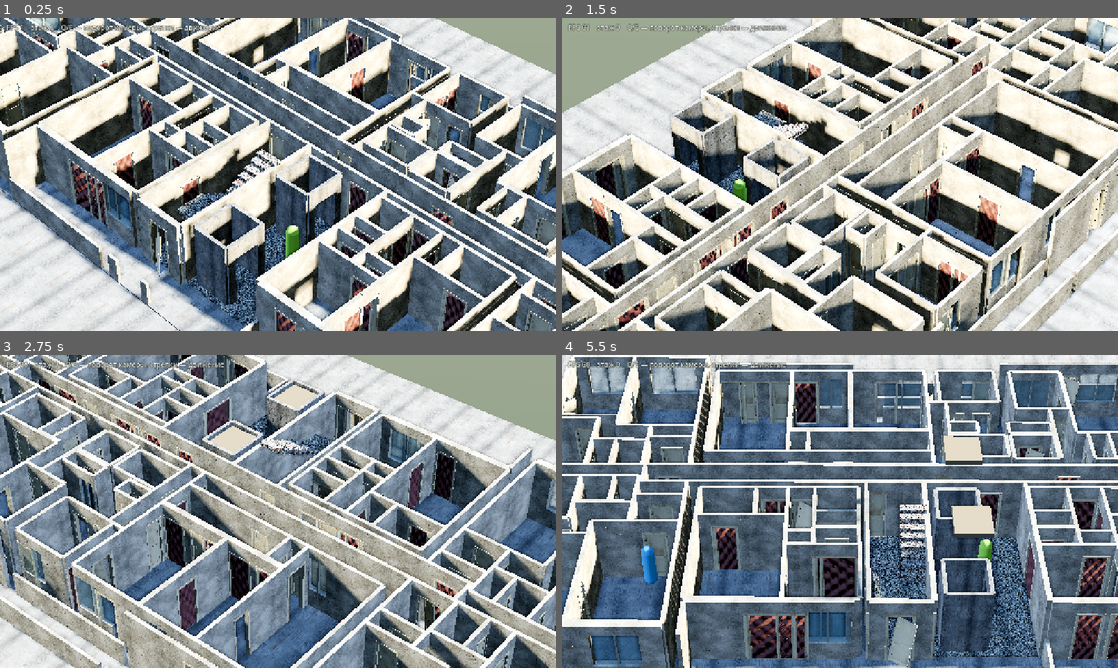
Above: before the commit, frames 1-4 (two rows, left to right).
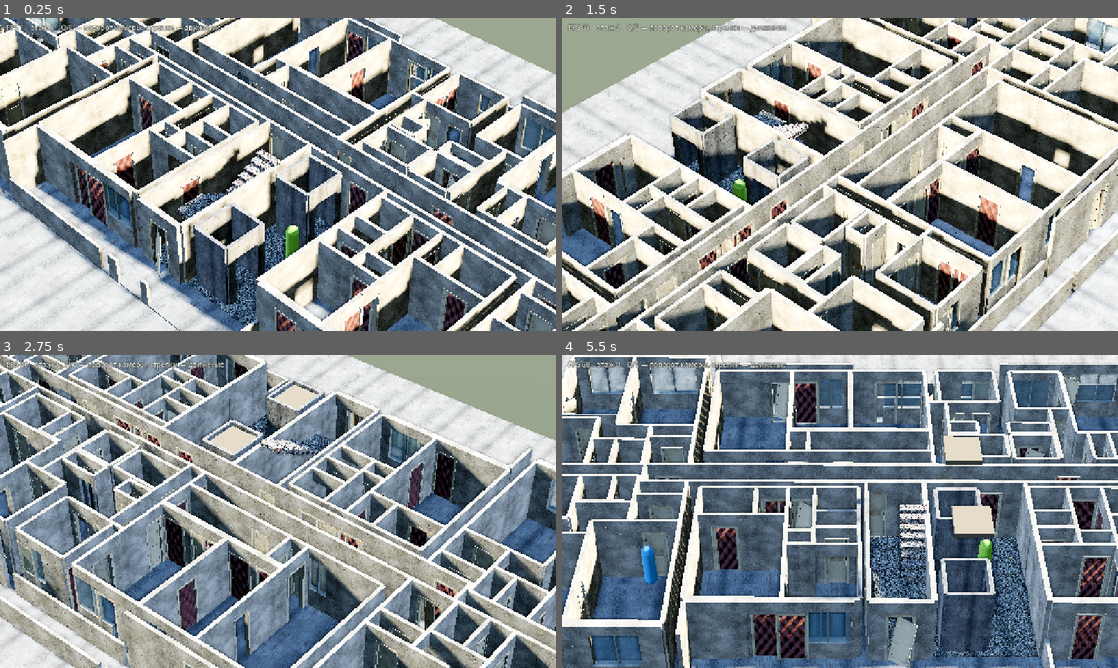
Above: after the commit, the same moments.

Repository: SashkoSoft/Godot_skilled
Game: Godot game, scene res://main.tscn
Same seed, same stepped clock (60 frames per second), same inputs: the game is played once before the commit and once after it.
Inputs:
- Up to frame 1 (0.25 s): no input
- Up to frame 2 (1.5 s): hold Right (ui_right) 0.53-1.28 s; hold Q 0.53-1.28 s; hold Down (ui_down) from 1.28 s (still down); tap E at 1.35 s
- Up to frame 3 (2.75 s): release Down (ui_down) at 2.03 s; hold Right (ui_right) from 2.03 s (still down); hold Q from 2.03 s (still down)
- Up to frame 4 (5.5 s): release Right (ui_right) at 2.78 s; release Q at 2.78 s; hold Up (ui_up) 2.78-3.53 s; tap E at 2.85, 4.35 s; hold Q 3.53-4.28 s; hold Left (ui_left) 3.53-5.03 s; hold Down (ui_down) from 5.03 s (still down); hold Q from 5.03 s (still down)

The runs differ from the first frame. In frame 1, 0.9% of the frame differs, in the area x 5-94%, y 0-100%; in frame 2, 0.9%; in frame 3, 1.0%; in frame 4, 3.2%, in the area x 0-100%, y 8-98%.

Commit message:
Дверные блоки больше не висят в пустоте
Три случая, когда блок ставить нельзя, и во всех трёх он ставился:
- от стены после проёма ничего не осталось — рама висела в воздухе (13 мест);
- проём шире 1,25 м, это сквозной проход, а не дверь: наличник растягивался
  вдвое (15 мест);
- наружная стена — там балконный блок, а не межкомнатная дверь (2 места).

На этаж ставится 123 блока, пропускается 25. Проверка --audit печатает
разбивку по причинам.

Diff:
--- a/game/main.gd
+++ b/game/main.gd
@@ -511,6 +511,7 @@
 		await get_tree().process_frame
 		_build_tower()
 	if _audit:
+		_audit_doors()
 		_audit_rooms()
 		_audit_windows()
 		_audit_flats()
@@ -1063,3 +1064,29 @@
 			print("   без окна: %s, кв %s" % [names[kind],
 					bti.get(int(Tower.ROOMS[i][4]), "?")])
 	print("[окна] жилых и кухонь %d, без окна %d" % [total, bad])
+
+
+## Дверные блоки: где они стоят и не висят ли в пустоте.
+func _audit_doors() -> void:
+	var wide := 0
+	var on_facade := 0
+	var no_wall := 0
+	var total := 0
+	for w in building.walls_built:
+		if w["parapet"]:
+			continue
+		var used := 0.0
+		for h: Vector3 in (w["holes"] as Array[Vector3]):
+			used += h.y
+		for h: Vector3 in (w["holes"] as Array[Vector3]):
+			if h.z >= 0.5:
+				continue
+			total += 1
+			if h.y > 1.15:
+				wide += 1
+			if int(w["thick"] * 100) > 20:
+				on_facade += 1
+			if used >= float(w["len"]) - 0.06:
+				no_wall += 1
+	print("[двери] проёмов %d; блоков поставлено %d, пропущено %d (в стене без остатка %d, шире 1,25 м %d, наружная стена %d)"
+			% [total, building.placed_doors, building.skipped_doors, no_wall, wide, on_facade])
--- a/game/tower.gd
+++ b/game/tower.gd
@@ -150,7 +150,9 @@
 var rule_count := 0       ## стен, где оси на скане нет и проёмы выведены правилом
 var walls_built: Array = []
 var unreachable: Array[int] = []
-var added_count := 0      ## дверей, добавленных ради проходимости
+var added_count := 0
+var placed_doors := 0     ## поставлено дверных блоков
+var skipped_doors := 0    ## пропущено: некуда ставить      ## дверей, добавленных ради проходимости
 
 var _m_wall: ShaderMaterial
 var _m_floor: ShaderMaterial
@@ -1189,7 +1191,11 @@
 			ms.name = "Sill_%d" % f
 			_glaze(f, center + dir * h.x, dir, h.y, center.y, hw - above)
 		if h.z < 0.5:
-			_door_block(f, center + dir * h.x, dir, h.y, center.y)
+			var used := 0.0
+			for hh: Vector3 in cuts:
+				used += hh.y
+			_door_block(f, center + dir * h.x, dir, h.y, center.y,
+					used < length - 0.10, thick)
 		_mark(f, center + dir * h.x, dir, h.y, h.z, center.y)
 
 
@@ -1207,7 +1213,18 @@
 static var _door_cache: Dictionary = {}
 
 
-func _door_block(f: int, pos: Vector3, dir: Vector3, width: float, base_y: float) -> void:
+func _door_block(f: int, pos: Vector3, dir: Vector3, width: float, base_y: float,
+		has_wall: bool, thick: float) -> void:
+	# Три случая, когда блок ставить нельзя.
+	if not has_wall:
+		skipped_doors += 1
+		return          # от стены после проёма ничего не осталось — рама повиснет
+	if width > 1.25:
+		skipped_doors += 1
+		return          # это уже не дверь, а сквозной проём; наличник растянулся бы вдвое
+	if thick > WALL + 0.01:
+		skipped_doors += 1
+		return          # наружная стена: там балконный блок, а не межкомнатная дверь
 	# В брошенном доме часть дверей стоит без полотна или сорвана: выбор
 	# детерминированный, по координате, иначе дом будет меняться между запусками.
 	var seed_v := int(absf(pos.x) * 71.0 + absf(pos.z) * 131.0) % 100
@@ -1227,6 +1244,7 @@
 	node.scale = Vector3(k, 1.0, 1.0)
 	node.rotation.y = PI * 0.5 if dir.z > 0.5 else 0.0
 	add_child(node)
+	placed_doors += 1
 	node.set_meta("floor", f)
 	for c in node.find_children("*", "MeshInstance3D", true, false):
 		var mi := c as MeshInstance3D
